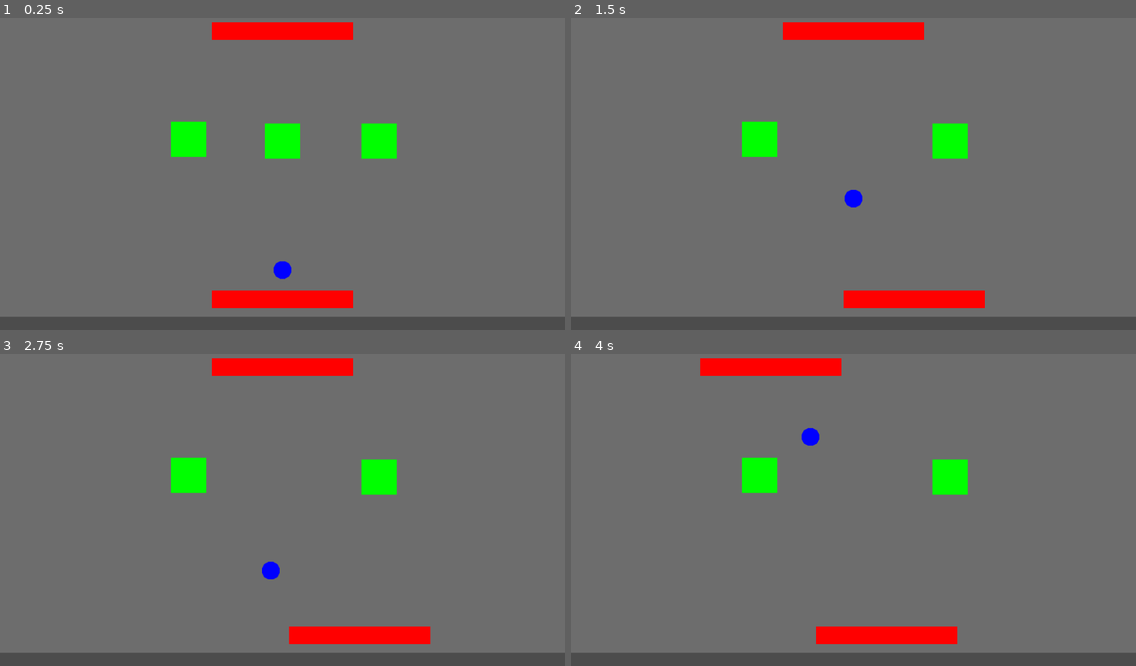
Above: before the commit, frames 1-4 (two rows, left to right).
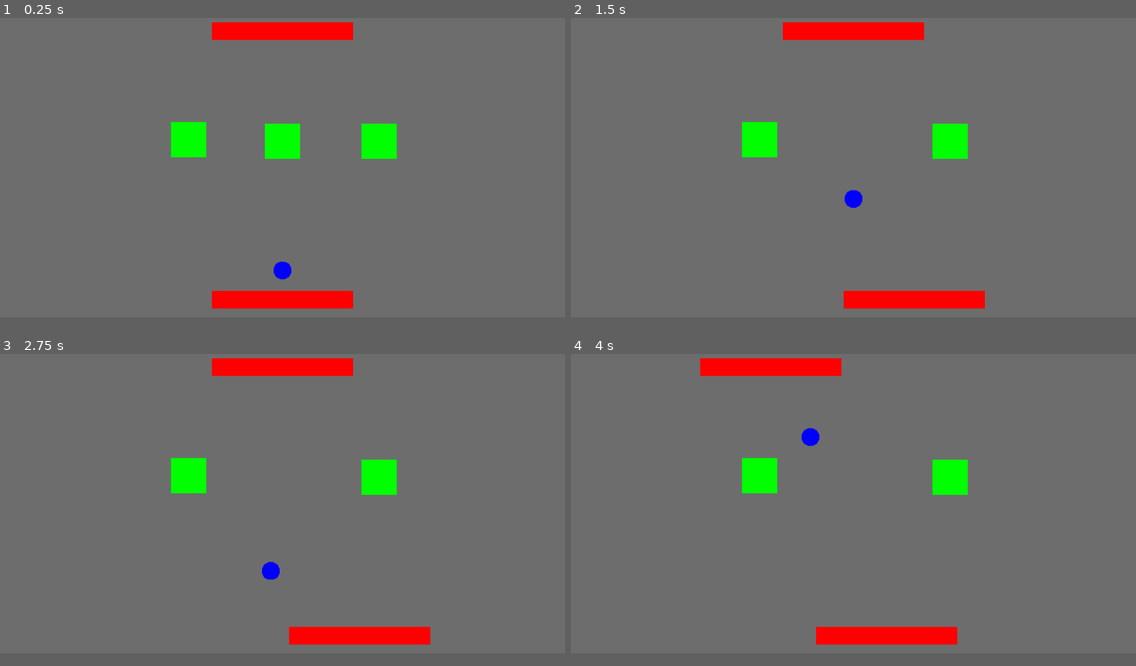
Above: after the commit, the same moments.

Repository: lswgamer/VOSES-Multiplayer
Game: Godot game, scene res://Scenes/Level.tscn
The game is run twice, just before and just after one commit, with the same random seed, the same clock (stepped at 60 frames per second) and the same inputs.
Inputs:
- Up to frame 1 (0.25 s): no input
- Up to frame 2 (1.5 s): hold Right (lower_right) 0.53-1.28 s; hold Left (lower_left) from 1.28 s (still down)
- Up to frame 3 (2.75 s): release Left (lower_left) at 2.03 s; hold Right (lower_right) from 2.03 s (still down)
- Up to frame 4 (4 s): release Right (lower_right) at 2.78 s; hold A (upper_left) 2.78-3.53 s; hold Left (lower_left) from 3.53 s (still down)
In our replay, the window is 800x468 before the commit and 800x450 after it. These sizes can differ from the game's own. Grey fills any space a smaller window leaves; there, only what the larger window draws over its background counts as a difference.

The runs differ from the first frame. In frame 1, 0.4% of the frame differs, in the area x 0-100%, y 33-96%; in frame 2, 0.4%; in frame 3, 0.4%; in frame 4, 0.4%.

Commit message:
Fix backgorund project size

Diff:
--- a/Breakout/project.godot
+++ b/Breakout/project.godot
@@ -13,6 +13,10 @@
 config/name="Breakout"
 run/main_scene="res://Scenes/Level.tscn"
 config/icon="res://Assets/icon.png"
+
+[display]
+
+window/size/height=576
 
 [input]
 
